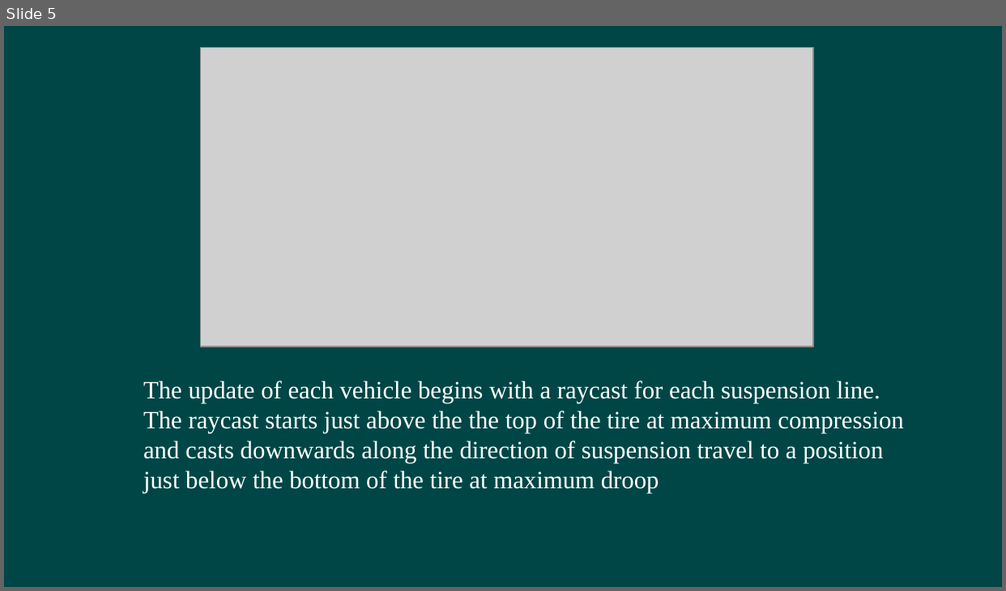
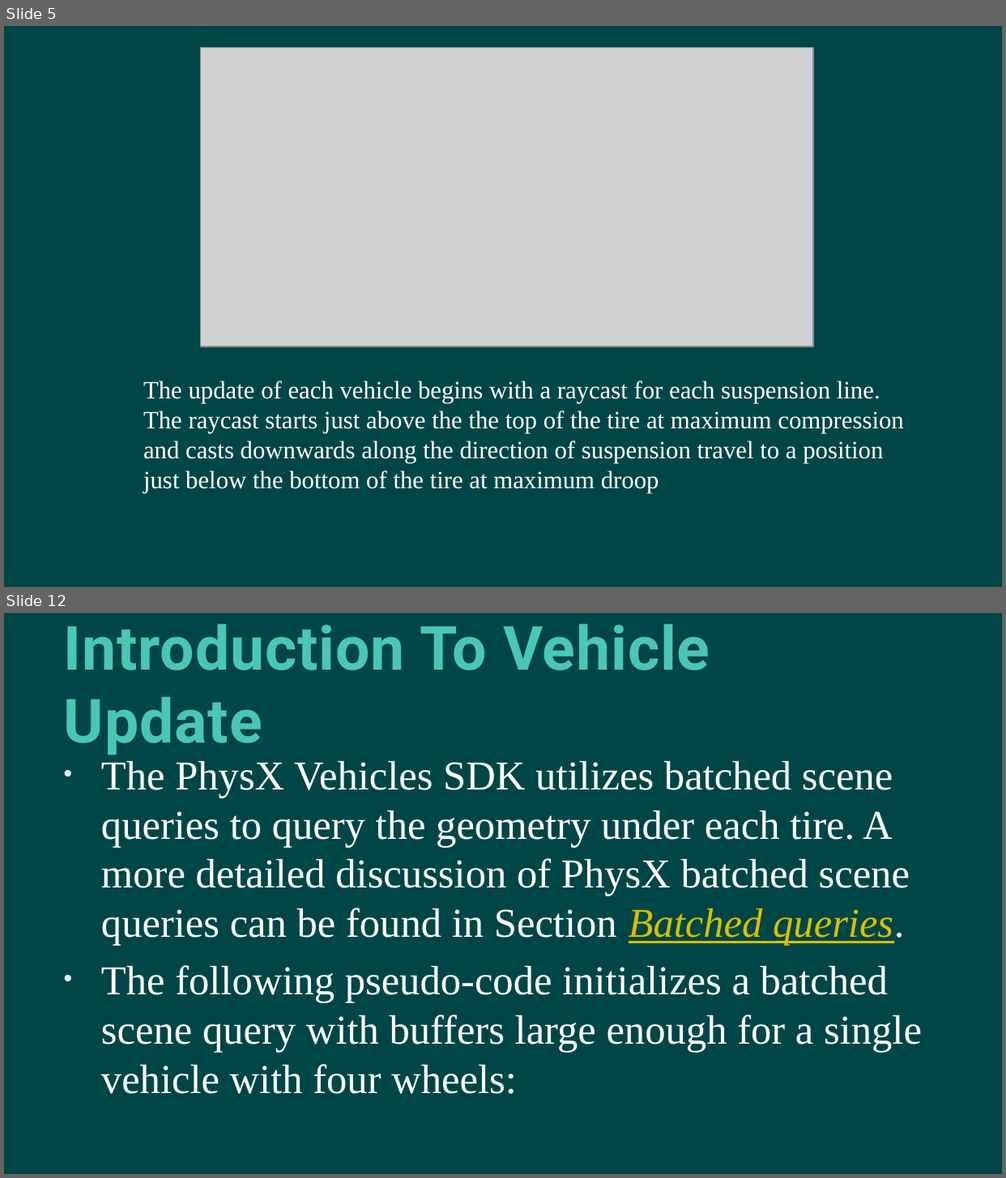
Before and after one commit to hanhonglei/Course_GamePhysics, a slide deck: Slides/11 Vehicle/Vehicle.pptx. Shown one above the other, each under a label of ours: slide 5 before the commit, slides 5 and 12 after it; the slides between them are not shown. The pictures are 1006x591 and 1006x1178 pixels, drawn with LibreOffice and Linux fonts; fonts in the diff are those of the drawing; grey boxes stand for pictures; background and template pictures are left out. Boxes give left, top, right and bottom in pixels: in the first picture for what was removed or moved away, otherwise in the second. Text is boxed around its words. In the diff, an @@ line names an element or a change of style, - is before the commit and + after.

```diff
--- a/Slides/11 Vehicle/Vehicle.pptx
+++ b/Slides/11 Vehicle/Vehicle.pptx
@@ slide 12 added at <box>4,613,1002,1174</box>, background #004646 @@
@@ title added at <box>64,624,710,755</box>, 44 pt, text #4BC5B9, bold @@
+Introduction To Vehicle Update
@@ text added at <box>101,761,922,1094</box>, 29.6 pt, text #FFFFFF @@
+• The PhysX Vehicles SDK utilizes batched scene queries to query the geometry under each tire. A more detailed discussion of PhysX batched scene queries can be found in Section Batched queries.
+• The following pseudo-code initializes a batched scene query with buffers large enough for a single vehicle with four wheels:
```
Also in this commit, not shown: 11 other slides added, 1 slide removed, 1 other file.
